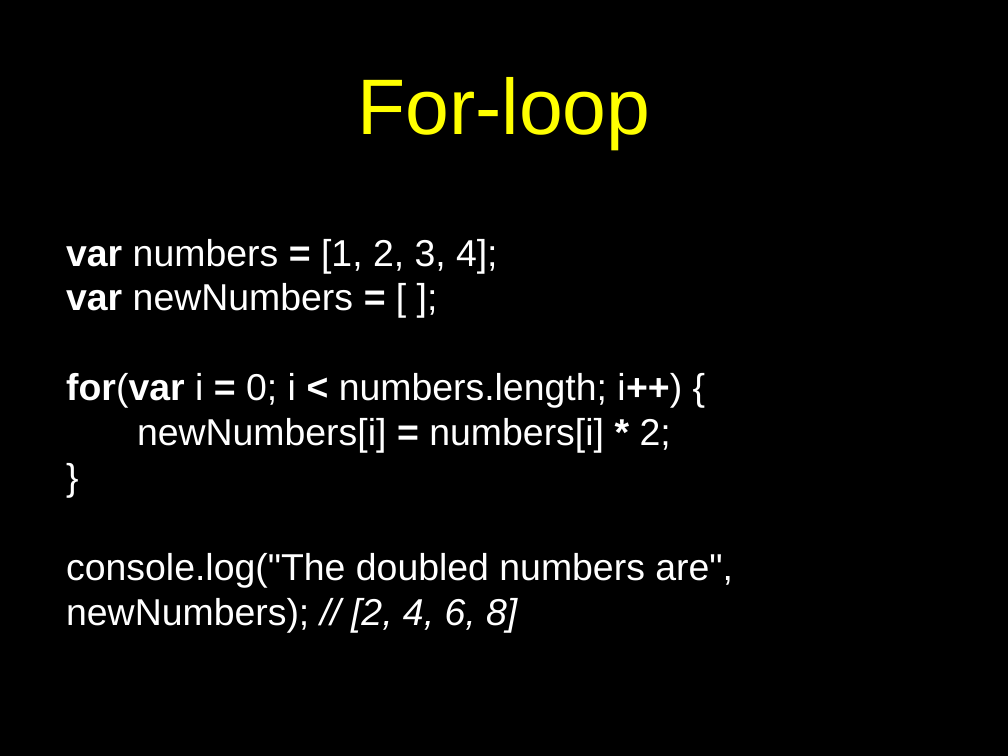
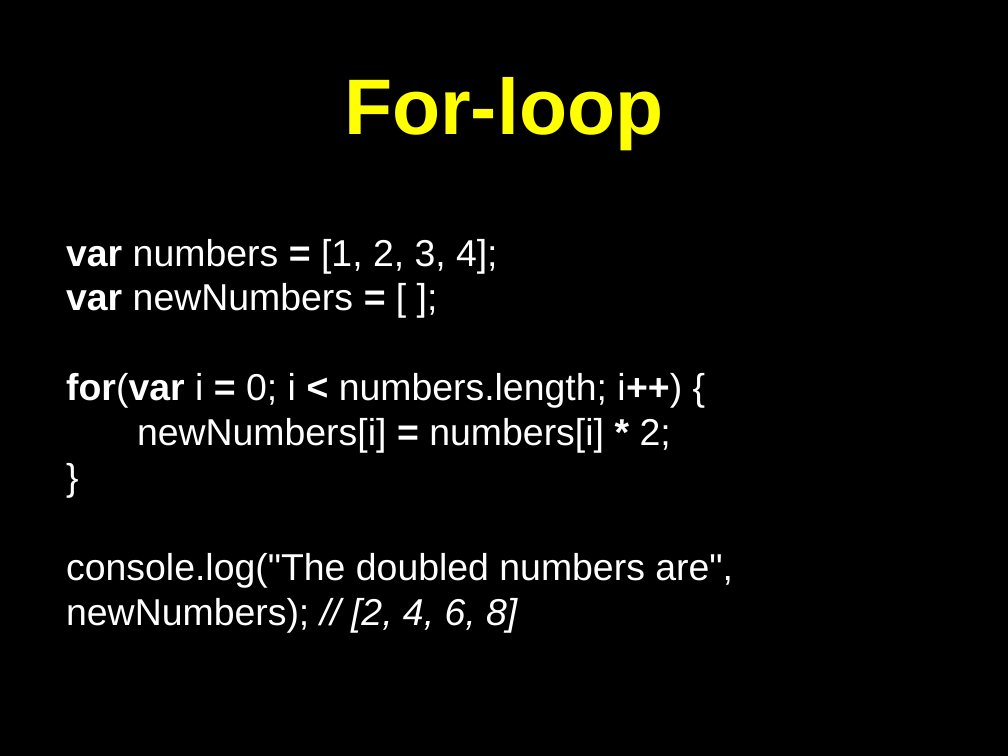
Before and after one commit to petereijgermans11/frontend-cursus, a slide deck: slide 12 of frontend-cursus/ 5 - Functional programmming.pptx. Drawn at 1008x756 pixels with LibreOffice and Linux fonts; fonts in the diff are those of the drawing. Boxes give left, top, right and bottom in pixels: in the first picture for what was removed or moved away, otherwise in the second. Text is boxed around its words. In the diff, an @@ line names an element or a change of style, - is before the commit and + after.

```diff
--- a/frontend-cursus/ 5 - Functional programmming.pptx
+++ b/frontend-cursus/ 5 - Functional programmming.pptx
@@ title "For-loop" at [344,77,663,150]: bold on @@
```
Also in this commit, not shown: 11 other slides changed, 1 other file.
